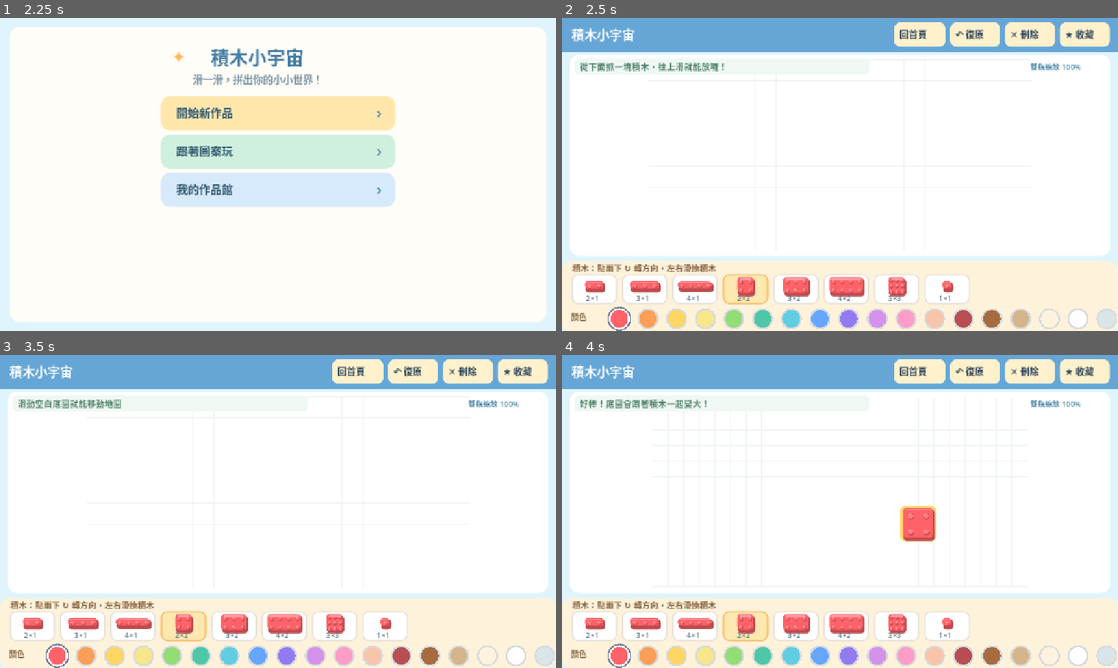
Above: before the commit, frames 1-4 (two rows, left to right).
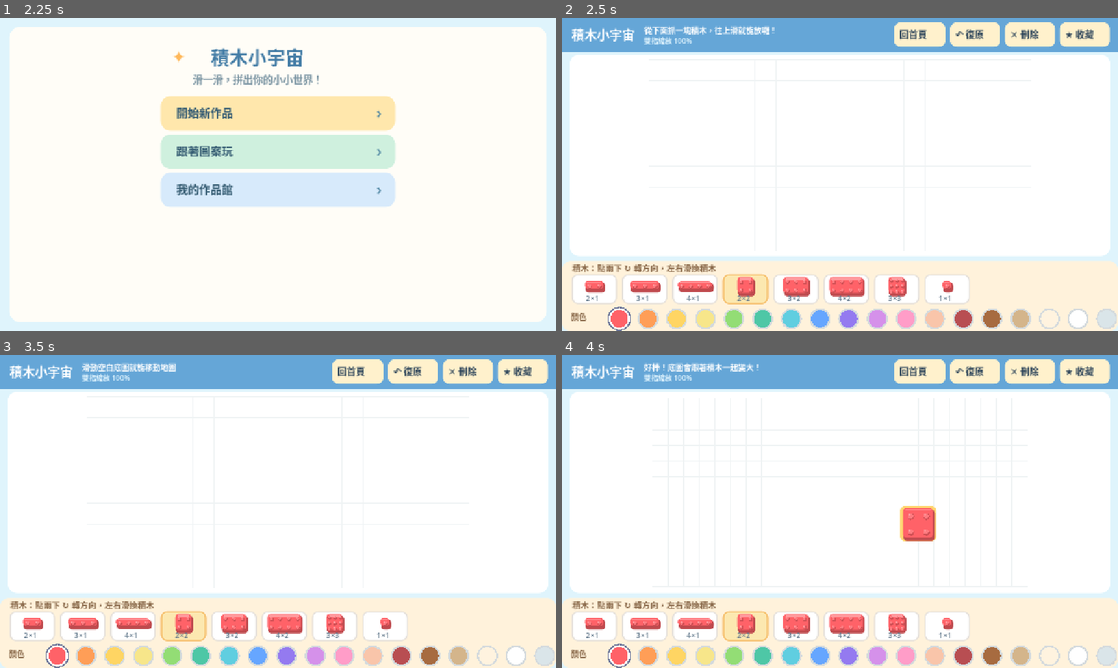
Above: after the commit, the same moments.

Repository: jimmy0933b3-sudo/my-blocks
Game: Godot game, scene res://scenes/Main.tscn
Same seed, same stepped clock (60 frames per second), same inputs: the game is played once before the commit and once after it.
Inputs (mouse positions are in pixels of both pictures, inside the frame that each line leads up to):
- Up to frame 1 (2.25 s): tap Enter at 0.5, 2 s; drag from (278, 174) to (333, 105) at 0.52 s; tap Space at 1.25 s; drag from (166, 190) to (250, 237) at 1.27 s; move the mouse to (333, 105) at 2.02 s; click (333, 105) at 2.17 s
- Up to frame 2 (2.5 s): no input
- Up to frame 3 (3.5 s): tap Space at 2.75 s; drag from (250, 574) to (111, 464) at 2.77 s
- Up to frame 4 (4 s): move the mouse to (1006, 558) at 3.52 s; click (1006, 558) at 3.67 s

Frame 1 is identical in both runs. In frame 2, 1.2% of the frame differs, in the area x 3-94%, y 2-18%; in frame 3, 1.1%; in frame 4, 1.1%.

Commit message:
Move on-canvas instruction and zoom status into toolbar just left of Home

Diff:
--- a/scripts/Main2D.gd
+++ b/scripts/Main2D.gd
@@ -190,6 +190,27 @@
 		_text("›",rect.position+Vector2(rect.size.x-43,button_height*0.5+11),35,Color("#4B83A0"))
 		menu_buttons.append({"rect":rect,"action":str(actions[i])})
 
+func _toolbar_hint_rect(home_left: float) -> Rect2:
+	# The instruction lives entirely inside the blue header, between the
+	# application title and the left edge of the Home button.
+	var title_width := _font().get_string_size("積木小宇宙",HORIZONTAL_ALIGNMENT_LEFT,-1,29).x
+	var left := 22.0+title_width+22.0
+	var right := home_left-12.0
+	return Rect2(Vector2(left,9),Vector2(maxf(0.0,right-left),58.0))
+
+func _fit_toolbar_hint(message: String, available: float, font_size: int = 18) -> String:
+	if available < 18.0:
+		return ""
+	if _font().get_string_size(message,HORIZONTAL_ALIGNMENT_LEFT,-1,font_size).x <= available:
+		return message
+	var suffix := "…"
+	var shortened := message
+	while not shortened.is_empty():
+		shortened = shortened.substr(0,shortened.length()-1)
+		if _font().get_string_size(shortened+suffix,HORIZONTAL_ALIGNMENT_LEFT,-1,font_size).x <= available:
+			return shortened+suffix
+	return ""
+
 func _draw_game() -> void:
 	menu_buttons.clear()
 	toolbar_buttons.clear()
@@ -205,6 +226,18 @@
 		_card(rect,Color("#FFF1CC"),15)
 		_text(actions[i],rect.position+Vector2(12,36),21)
 		toolbar_buttons.append({"rect":rect,"action":ids[i]})
+	# Keep the map completely unobstructed: move both the instruction and
+	# the pinch-zoom percentage into the area just left of "回首頁".
+	var message := notice
+	if page == "guide" and guide_step >= guide_parts.size():
+		message = "完成了！太棒了！記得按右上角的「收藏」"
+	var home_left := float(toolbar_buttons[toolbar_buttons.size()-1]["rect"].position.x)
+	var hint_area := _toolbar_hint_rect(home_left)
+	if hint_area.size.x >= 18.0:
+		var shown := _fit_toolbar_hint(message,hint_area.size.x,18)
+		if not shown.is_empty():
+			_text(shown,Vector2(hint_area.position.x,36),18,Color("#FFFFFF"))
+		_text("雙指縮放 %d%%" % roundi(zoom_factor*100.0),Vector2(hint_area.position.x,59),16,Color("#E5F7FF"))
 	_card(board_area,Color("#FFFFFF"),22)
 	var map_start := grid_origin+Vector2(canvas_bounds.position)*grid_cell
 	var map_end := map_start+Vector2(canvas_bounds.size)*grid_cell
@@ -221,12 +254,6 @@
 			var py := grid_origin.y+float(y)*grid_cell
 			if py >= visible_top and py <= visible_bottom:
 				draw_line(Vector2(visible_left,py),Vector2(visible_right,py),Color("#EFF3F4"),1.0)
-	var message := notice
-	if page == "guide" and guide_step >= guide_parts.size():
-		message = "完成了！太棒了！記得按右上角的「收藏」"
-	_card(Rect2(board_area.position+Vector2(10,9),Vector2(minf(board_area.size.x-20,680),38)),Color("#F0F8F4"),12)
-	_text(message,board_area.position+Vector2(23,36),20,Color("#54856A"))
-	_text("雙指縮放 %d%%" % roundi(zoom_factor*100.0),board_area.position+Vector2(board_area.size.x-184,35),17,Color("#4E87A9"))
 	if page == "guide" and guide_step < guide_parts.size():
 		var target: Dictionary = guide_parts[guide_step]
 		var target_box := _brick_rect(target)
